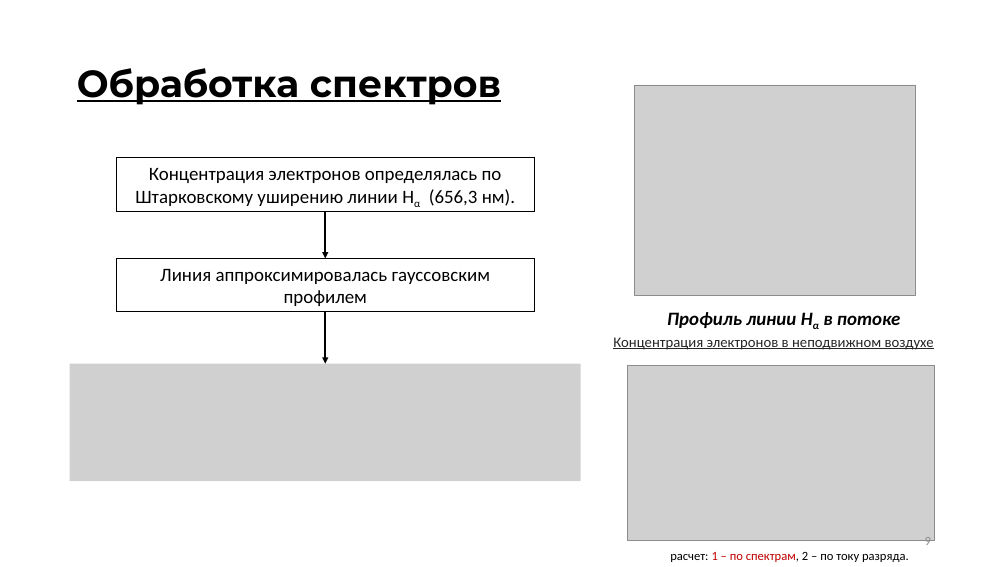
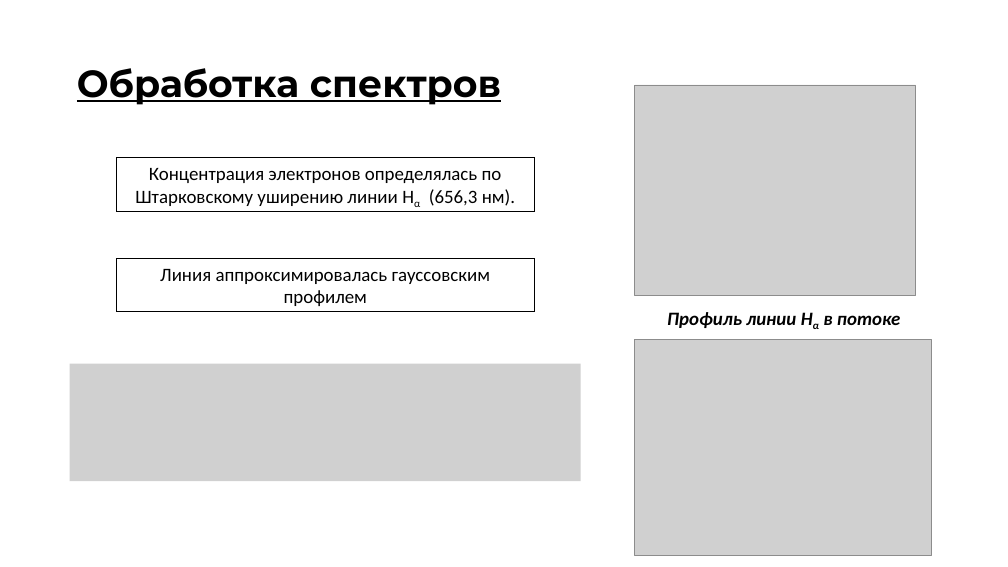
Before and after one commit to ulanich/msu, a slide deck: slide 9 of МАГ.ДИСС/предзащита.pptx. Drawn at 1008x567 pixels with LibreOffice and Linux fonts; fonts in the diff are those of the drawing; grey boxes stand for pictures. Boxes give left, top, right and bottom in pixels: in the first picture for what was removed or moved away, otherwise in the second. Text is boxed around its words. In the diff, an @@ line names an element or a change of style, - is before the commit and + after.

```diff
--- a/МАГ.ДИСС/предзащита.pptx
+++ b/МАГ.ДИСС/предзащита.pptx
@@ arrow removed from (325, 212) to (325, 259) @@
@@ arrow removed from (325, 312) to (325, 364) @@
@@ text removed at [613,337,934,350] @@
-Концентрация электронов в неподвижном воздухе
@@ picture: place and size @@
-picture at [628,366,935,541]
+picture at [635,340,932,556]
@@ text removed at [670,552,909,562] @@
-расчет: 1 – по спектрам, 2 – по току разряда.
```
Also in this commit, not shown: 3 other slides changed, 4 slides added, 8 other files.
